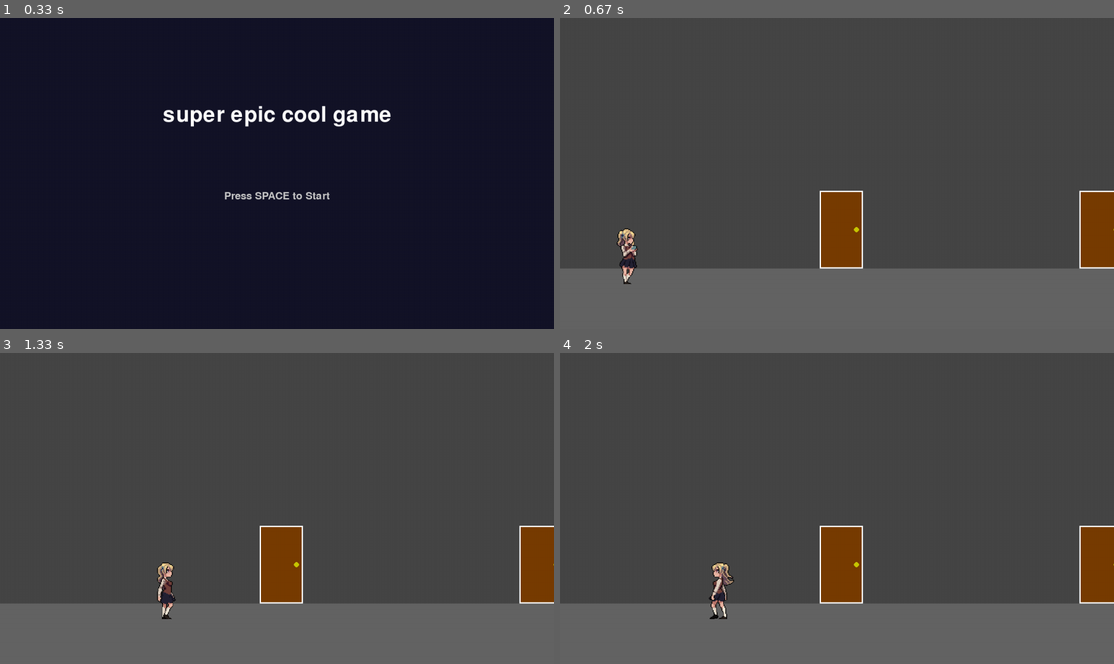
Above: before the commit, frames 1-4 (two rows, left to right).
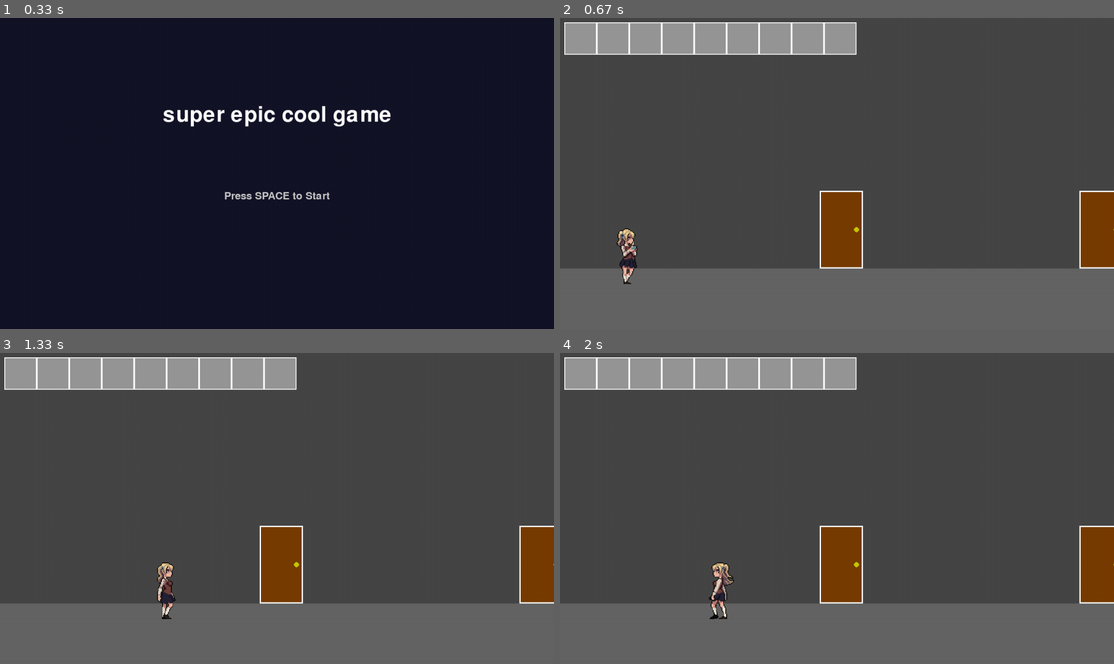
Above: after the commit, the same moments.

Repository: UCLL-introproject-2526/projectweek-13-friday
Game: pygame game, started from main.py
The game is run twice, just before and just after one commit, with the same random seed, the same clock (stepped at 60 frames per second) and the same inputs.
Inputs:
- Up to frame 1 (0.33 s): no input
- Up to frame 2 (0.67 s): tap Space at 0.33 s
- Up to frame 3 (1.33 s): hold Right 0.67-1.13 s; hold Right from 1.17 s (still down)
- Up to frame 4 (2 s): release Right at 1.63 s; hold Left from 1.67 s (still down)

Frame 1 is identical in both runs. In frame 2, 5.5% of the frame differs, in the area x 0-54%, y 1-12%; in frame 3, 5.5%; in frame 4, 5.5%.

Commit message:
inventory fix en students is half oke

Diff:
--- a/game.py
+++ b/game.py
@@ -14,6 +14,8 @@
 from player_implementatie.player import Inventory, Player_
 from player_implementatie.transaction import Transaction
 from player_implementatie.students import Student
+import random
+
 
 # from world.battle_arena import BattleArena
 
@@ -43,6 +45,19 @@
         }
         self.current_area = "hallway"   # spawnpoint (hallway for now.. meest logische)
 
+        rooms = []
+        for area in self.areas.values():
+            if type(area) == Room:
+                rooms.append(area)
+
+        self.students = [
+            Student("Alice"),
+            Student("Bob")
+        ]
+
+        for student in self.students:
+            random.choice(rooms).students.append(student)
+
         self.fading = False
         self.fade_alpha = 0
         self.fade_target = None
@@ -51,6 +66,7 @@
 
         # ingredient stuff
         self.mixing_pot = Mixingpot()
+
 
         # ingredienten als sprites
         self.ingredient_sprites = [
@@ -183,7 +199,8 @@
                 # ingredient-logica
                 if self.current_area == "lab" and not self.fading:
                     self.handle_ingredient_clicks(events)
-                    draw_lab_ui(self)
+
+                draw_lab_ui(self)
 
 
 
--- a/ui/lab.py
+++ b/ui/lab.py
@@ -2,12 +2,7 @@
 from ingredients.ingredient import candy_images
 
 def draw_lab_ui(self):
-    # Alleen tekenen als je in de lab bent
-    if self.current_area == "lab":
-        # Box achter ingredienten
-        box_rect = pygame.Rect(780, 130, 450, 300)
-        pygame.draw.rect(self.screen, (150, 150, 150), box_rect)  # donkergrijs
-        pygame.draw.rect(self.screen, (255, 255, 255), box_rect, 3)  # witte rand
+
 
         # Inventory achtergrond
         inv_rect = pygame.Rect(10, 10, 675, 75)
@@ -62,6 +57,12 @@
     inv_item8_rect,
     inv_item9_rect,
 ]
+        # Alleen tekenen als je in de lab bent
+        if self.current_area == "lab":
+            # Box achter ingredienten
+            box_rect = pygame.Rect(780, 130, 450, 300)
+            pygame.draw.rect(self.screen, (150, 150, 150), box_rect)  # donkergrijs
+            pygame.draw.rect(self.screen, (255, 255, 255), box_rect, 3)  # witte rand
 
         font = pygame.font.Font(None, 28)       # maakt lettertype aan , (lettertype, grootte)
 
@@ -86,12 +87,13 @@
                     text = font.render(str(slot["count"]), True, (255, 255, 255))   # str() -> want pygame kan geen getallen tekenen
                     self.screen.blit(
                         text,
-                        (rect.right - 25, rect.bottom - 20) # count tekenen onderaan het vakje
+                        (rect.right - 28, rect.bottom - 20) # count tekenen onderaan het vakje
                     )
 
         # Teken alle ingredient sprites
-        for sprite in self.ingredient_sprites:
-            sprite.draw(self.screen)
+        if self.current_area == "lab":
+            for sprite in self.ingredient_sprites:
+                sprite.draw(self.screen)
 
         mouse_position = pygame.mouse.get_pos()
         hovering = False
--- a/world/room.py
+++ b/world/room.py
@@ -1,12 +1,22 @@
 # set rooms na deuren + return done!! je zit niet meer vast :)
 
 import pygame
+import random
 from ui.prompt import draw_prompt
+from player_implementatie.students import Student
 
 class Room:
     def __init__(self, name, return_x):
         self.name = name
         self.return_x = return_x
+        self.students = []
+
+    # def students_in_rooms(self):
+    #     student1 = Student("Student1")
+    #     student2 = Student("student2")
+    #     student3 = Student("student3")
+
+        # return [student1, student2, student3]
 
     def update(self, player, events, game):
         keys = pygame.key.get_pressed()
@@ -23,6 +33,12 @@
 
     def draw(self, screen, player, game):
         screen.fill((40, 60, 120))
+        x = 50
+        y = 436
+        for student in self.students:
+            rect = pygame.Rect(x , y ,50,50)
+            pygame.draw.rect(screen, (120, 33, 250), rect)
+            x = x + 100
 
         # kamertitle!!!
         font = pygame.font.SysFont(None, 48)
